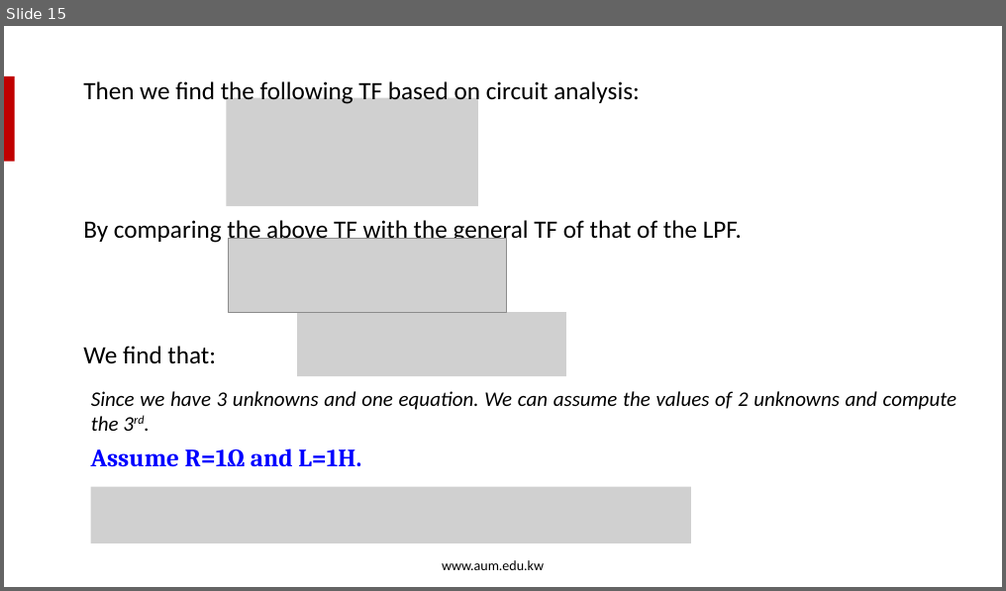
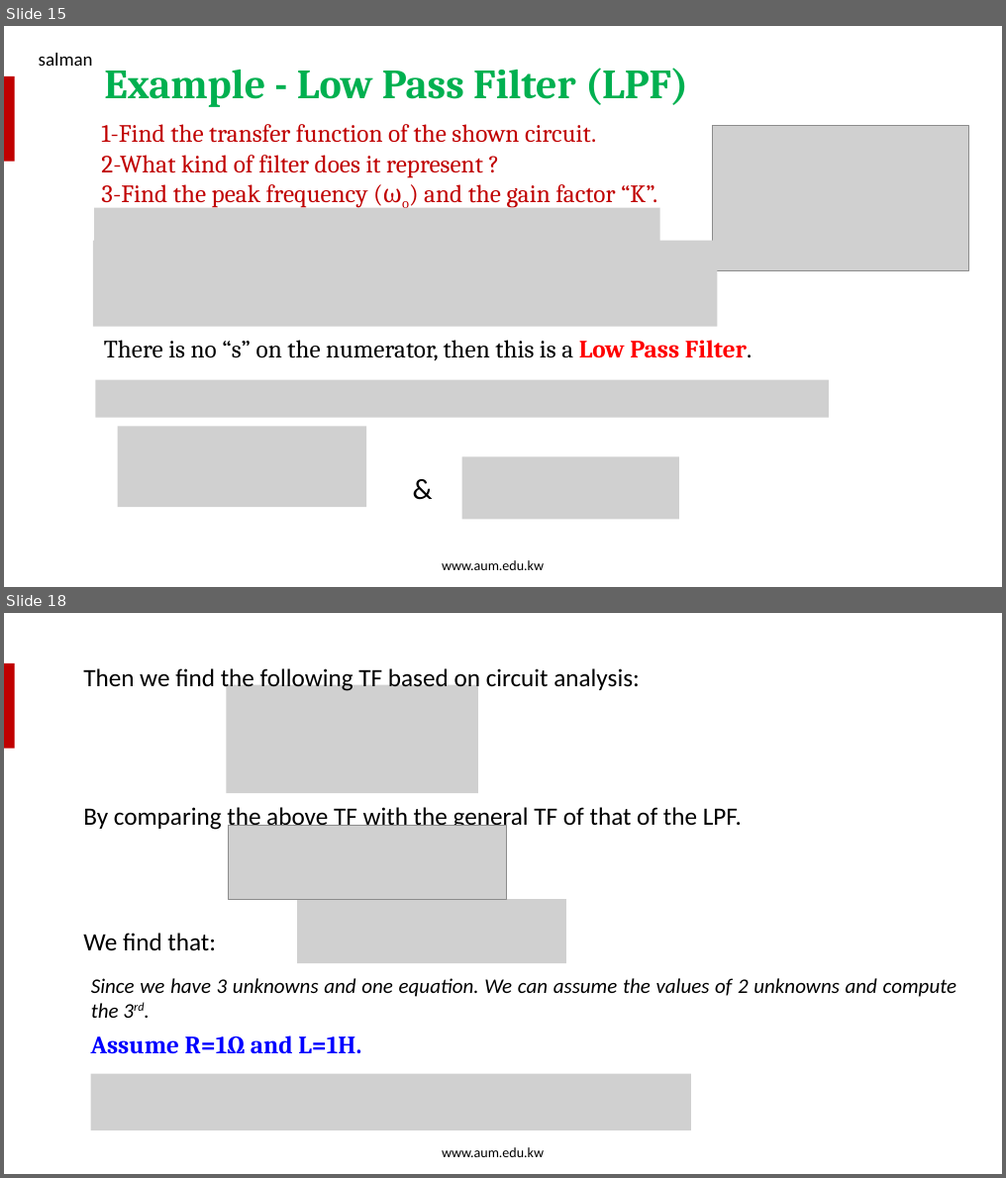
Before and after one commit to salmanrazzaq1993/AUM-WORK, a slide deck: PP WORK/Instructor Version/Week 6/Week 6 Lecture 2 - Filters part A.pptx. Shown one above the other, each under a label of ours: slide 15 before the commit, slides 15 and 18 after it; the slides between them are not shown. The pictures are 1006x591 and 1006x1178 pixels, drawn with LibreOffice and Linux fonts; fonts in the diff are those of the drawing; grey boxes stand for pictures; background and template pictures are left out. Boxes give left, top, right and bottom in pixels: in the first picture for what was removed or moved away, otherwise in the second. Text is boxed around its words. In the diff, an @@ line names an element or a change of style, - is before the commit and + after.

```diff
--- a/PP WORK/Instructor Version/Week 6/Week 6 Lecture 2 - Filters part A.pptx
+++ b/PP WORK/Instructor Version/Week 6/Week 6 Lecture 2 - Filters part A.pptx
@@ slide 15 added at (4,26,1002,587), background picture (left out); not listed: 2 template elements that a slide beside it also shows @@
@@ text added at (39,53,93,66), 18 pt, text #000000 @@
+salman
@@ text added at (104,68,688,107), 40 pt, text #00B050, bold @@
+Example - Low Pass Filter (LPF)
@@ text added at (101,124,657,208), 24 pt, text #C00000 @@
+1-Find the transfer function of the shown circuit.
+2-What kind of filter does it represent ?
+3-Find the peak frequency (ωo) and the gain factor “K”.
@@ picture added at (712,126,969,272) @@
@@ picture added at (94,208,659,266) @@
@@ picture added at (93,241,718,327) @@
@@ text added at (104,340,751,361), 24 pt, text #000000 @@
+There is no “s” on the numerator, then this is a Low Pass Filter.
@@ picture added at (95,380,829,417) @@
@@ picture added at (118,427,367,507) @@
@@ text added at (405,467,441,509), 28 pt, text #000000 @@
+&
@@ picture added at (462,458,679,519) @@
@@ what was slide 15 is now slide 18 @@
```
Also in this commit, not shown: 16 slides changed, 3 other slides added.
